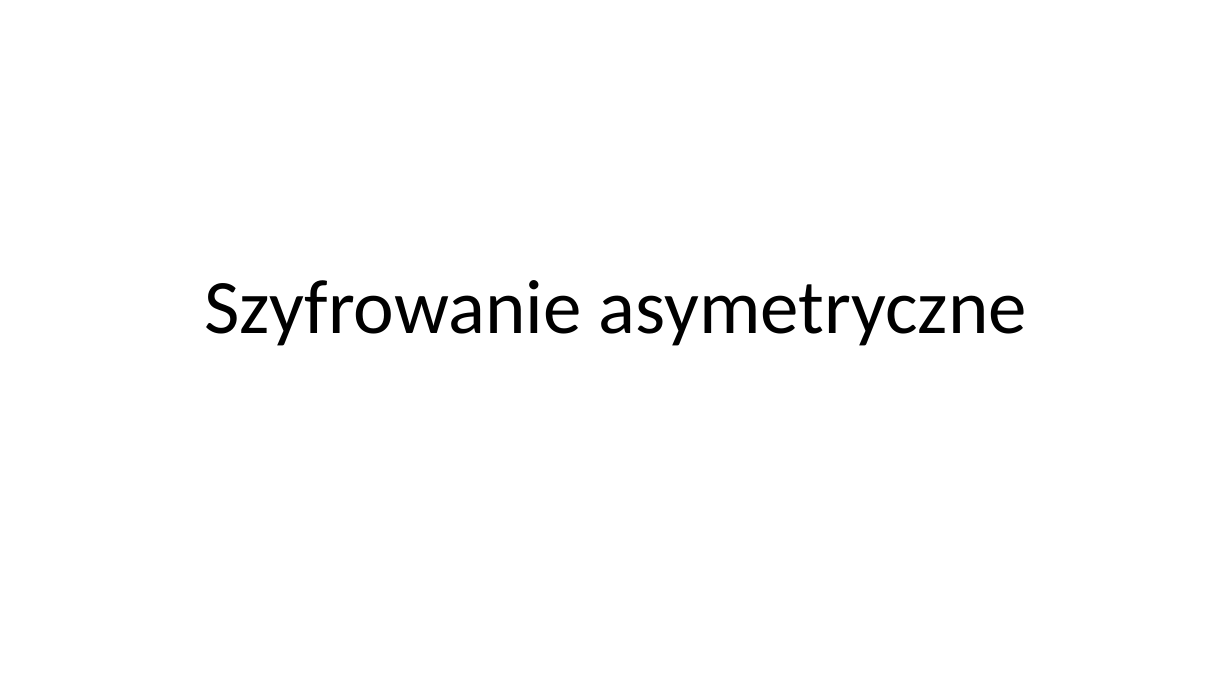
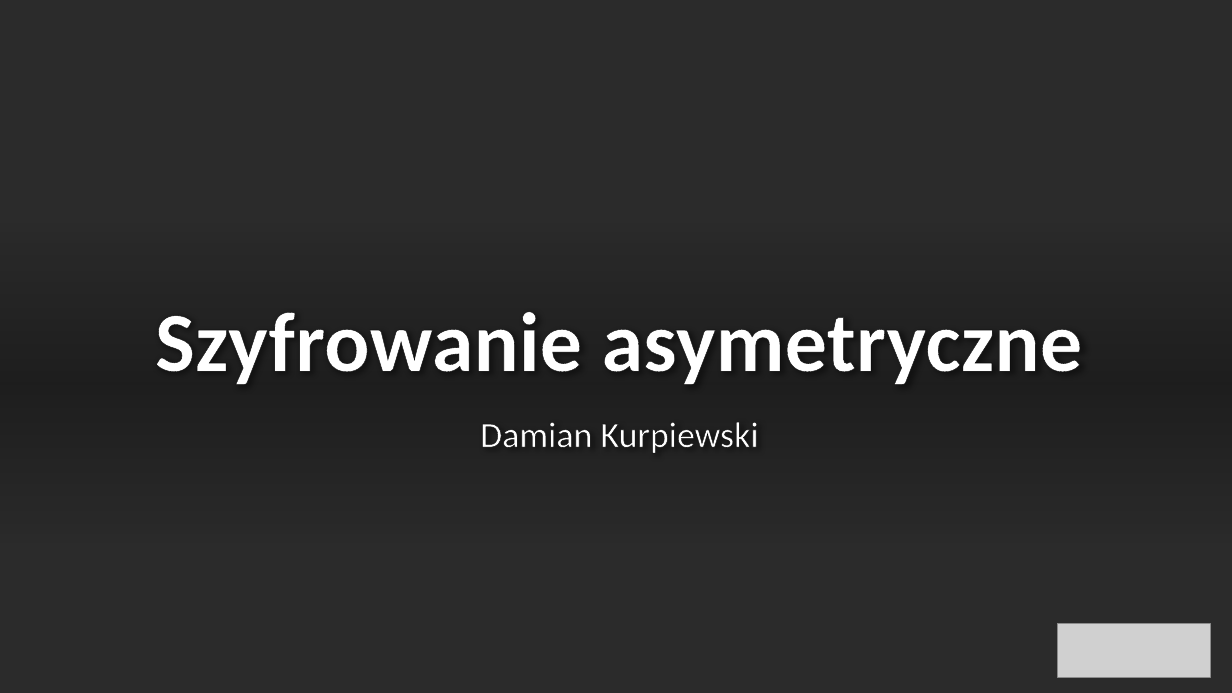
Before and after one commit to blackbat13/cs-lut, a slide deck: slide 1 of Algorytmy/Szyfrowanie asymetryczne.pptx. Drawn at 1232x693 pixels with LibreOffice and Linux fonts; fonts in the diff are those of the drawing; grey boxes stand for pictures; background and template pictures are left out; a plain dark background stands for a picture behind light text. Boxes give left, top, right and bottom in pixels: in the first picture for what was removed or moved away, otherwise in the second. Text is boxed around its words. In the diff, an @@ line names an element or a change of style, - is before the commit and + after.

Commit message:
Szyfrowanie asymetryczne - aktualizacja

```diff
--- a/Algorytmy/Szyfrowanie asymetryczne.pptx
+++ b/Algorytmy/Szyfrowanie asymetryczne.pptx
@@ background #FFFFFF to picture (left out) @@
@@ rectangle added at box(0, 0, 1232, 693), fill #FFFFFF @@
@@ title "Szyfrowanie asymetryczne": place and size @@
-title "Szyfrowanie asymetryczne" at box(204, 280, 1027, 346)
+title "Szyfrowanie asymetryczne" at box(155, 312, 1082, 384)
@@ title "Szyfrowanie asymetryczne" at box(155, 312, 1082, 384): size 60 to 66 pt, text colour #000000 to #FFFFFF, letter outline none to #000000 0.75 pt, bold on @@
@@ rectangle added at box(0, 223, 1232, 543), fill gradient #000000 @@
@@ subtitle added at box(480, 422, 758, 453), 28 pt, text #FFFFFF @@
+Damian Kurpiewski
@@ picture added at box(1057, 624, 1210, 677) @@
```
Also in this commit, not shown: 9 other slides changed, 1 other file.
